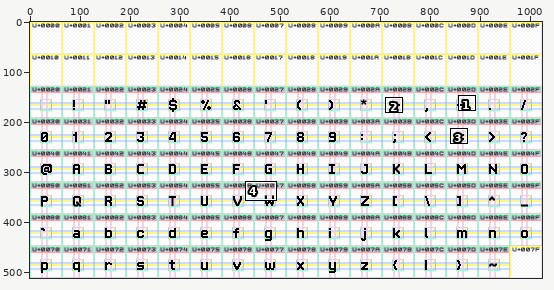
Pixel-art file, stored at src/Basic Latin/design.aseprite. The picture above shows the old version from afar; the outline marks the close-up.
Close-up. The starting point:
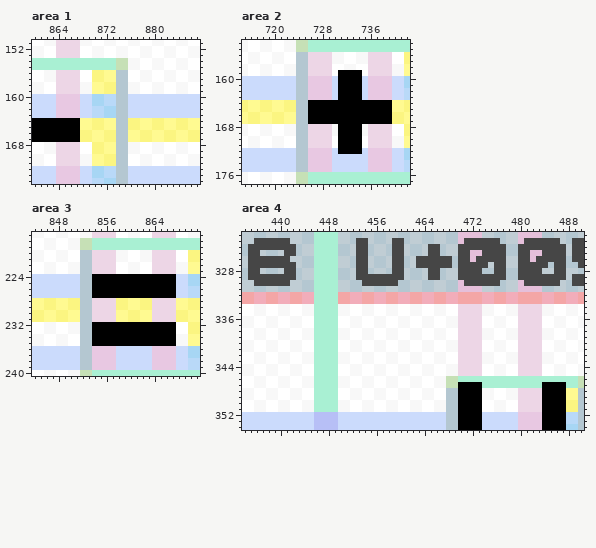
1024x512 pixels, 1 frame. Colours within 5 levels of each other are drawn and written as one. Shown: area 1: x 860..887, y 151..174; area 2: x 715..742, y 154..177; area 3: x 844..871, y 217..240; area 4: x 434..490, y 322..354. The commit also changed other parts of the picture, which this record leaves out.
Once edited:
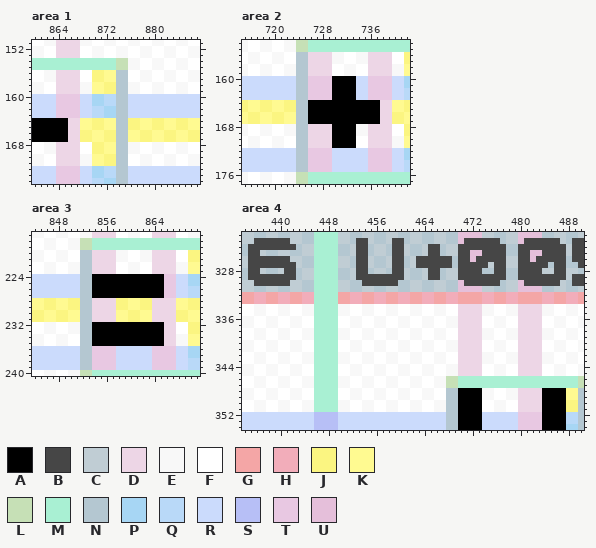
Palette (. is transparent): A #000000  B #464646  C #c0cdd4  D #edd6e6  E #f8f8f8  F #ffffff  G #f4a6a6  H #f2adba  J #fbf581  K #fffa91  L #c6e0b6  M #a9f0d3  N #b4c7d1  P #a7d6f4  Q #b9d9f8  R #cbdbfc  S #b7bff6  T #e8c8e2  U #e5bfda
The edit:
Area 1, layer "Graphics/Seafront/Regular":
y 164..167: x 866..867 AA -> DD
Area 2, layer "Graphics/Seafront/Regular":
y 159: x 731..734 AAAA -> FEEF
y 160..163: x 730 R -> A; x 734 A -> R
y 164..167: x 738..739 AA -> DD
y 168..169: x 730 E -> A; x 734 A -> E
y 170..171: x 730 F -> A; x 734 A -> F
y 172: x 731..734 AAAA -> RRRR
Area 3, layer "Graphics/Seafront/Regular":
y 224..227: x 866..867 AA -> TT
y 232..235: x 866..867 AA -> DD
Area 4, layers "Graphics/Seafront/Regular", "Font Table":
y 325: x 441..442 BB -> CN
y 347: x 470..473 AAAA -> MMMM; x 484..487 AAAA -> MMMM
